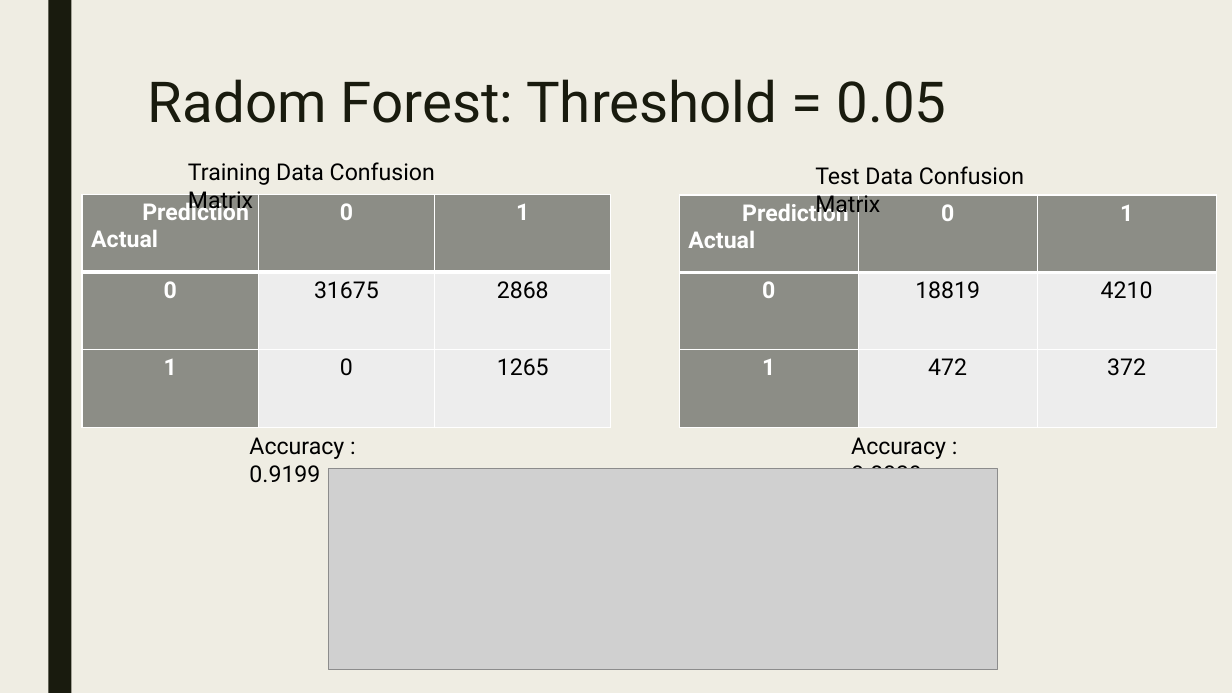
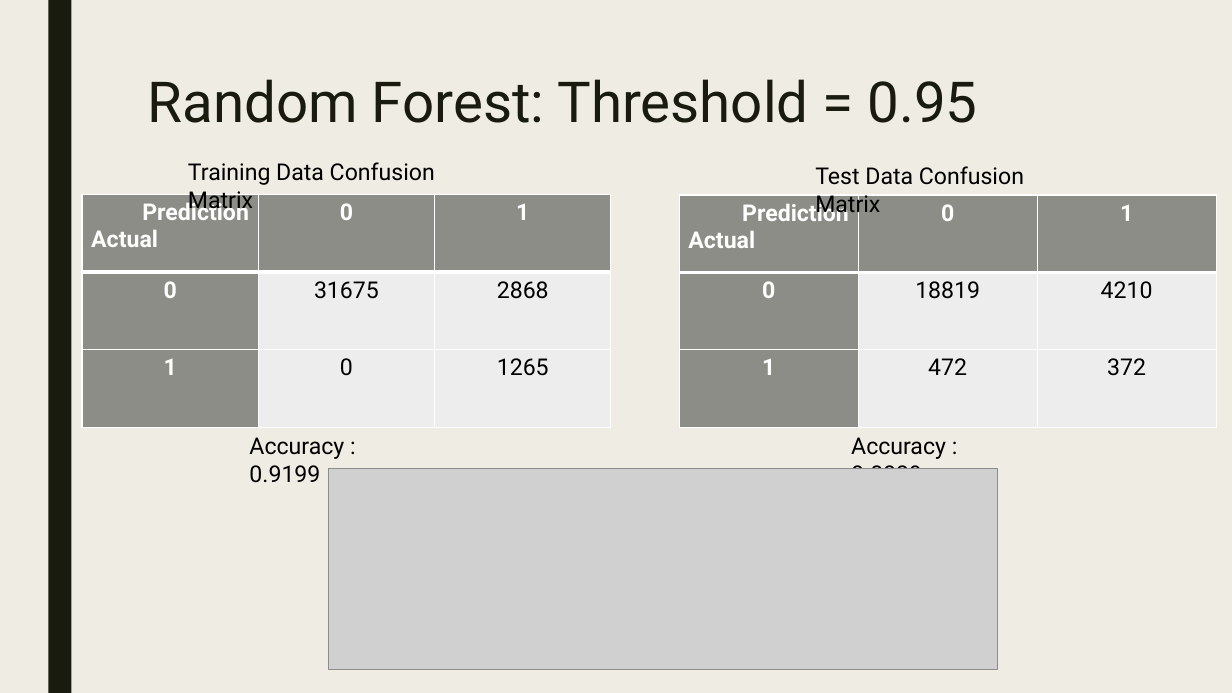
Before and after one commit to Preetikasri/UFO-Sightings-Analysis, a slide deck: slide 13 of ufo_presentation_v3.pptx. Drawn at 1232x693 pixels with LibreOffice and Linux fonts; fonts in the diff are those of the drawing; grey boxes stand for pictures. Boxes give left, top, right and bottom in pixels: in the first picture for what was removed or moved away, otherwise in the second. Text is boxed around its words. In the diff, an @@ line names an element or a change of style, - is before the commit and + after.

Commit message:
UPDATE: deck changes

```diff
--- a/ufo_presentation_v3.pptx
+++ b/ufo_presentation_v3.pptx
@@ title at box(148, 79, 978, 123): text changed @@
-Radom Forest: Threshold = 0.05
+Random Forest: Threshold = 0.95
```
Also in this commit, not shown: 2 other slides changed, 1 slide added.
